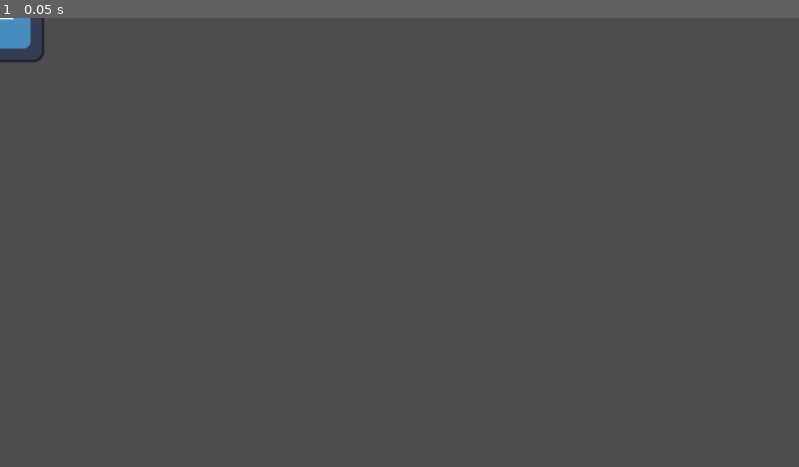
Above: before the commit, frame 1.
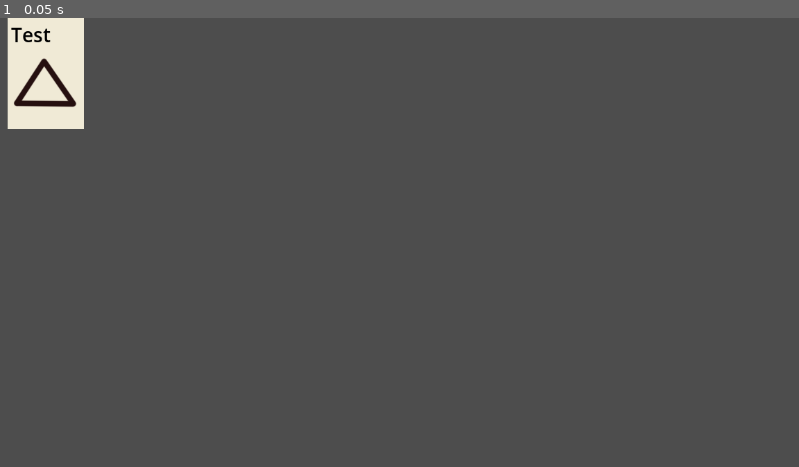
Above: after the commit, the same moment.

Repository: Ytlander/timeline-stories
Game: Godot game, scene res://Scenes/main.tscn
Two runs of this game, one before a commit and one after it. Both use one fixed random seed, a clock stepped at 60 frames per second and the inputs below. The engine's default icon, where the game draws it, is replaced by a stand-in: a white triangle on a blue panel in a dark square.
Inputs:
- Up to frame 1 (0.05 s): no input

The runs differ from the first frame. In frame 1, 2.4% of the frame differs, in the area x 0-11%, y 0-25%.

Commit message:
add proper story card
Started working on the story card with control nodes. Still a lot to be done with layout and theme

Diff:
--- a/Scenes/main.tscn
+++ b/Scenes/main.tscn
@@ -1,20 +1,59 @@
-[gd_scene load_steps=4 format=3 uid="uid://d4llv7opqcv4p"]
+[gd_scene load_steps=5 format=3 uid="uid://d4llv7opqcv4p"]
 
 [ext_resource type="Script" uid="uid://b6l8h1btlsupw" path="res://Scripts/story_card.gd" id="1_bo1nx"]
-[ext_resource type="Texture2D" uid="uid://b5dbyjlcvb8y" path="res://icon.svg" id="2_8gbba"]
+[ext_resource type="Theme" uid="uid://gtweqjsmt5k" path="res://default_ui_theme.tres" id="2_8gbba"]
+[ext_resource type="Texture2D" uid="uid://fplbe2l36ohx" path="res://Assets/Sprites/triangle_icon_ph.png" id="2_bo1nx"]
 
 [sub_resource type="RectangleShape2D" id="RectangleShape2D_jjvhh"]
-size = Vector2(118, 120)
+size = Vector2(97, 148)
 
 [node name="Main" type="Node2D"]
 
 [node name="Story_Card" type="Area2D" parent="."]
+position = Vector2(65, 81)
 script = ExtResource("1_bo1nx")
-
-[node name="Icon" type="Sprite2D" parent="Story_Card"]
-texture = ExtResource("2_8gbba")
 
 [node name="CollisionShape2D" type="CollisionShape2D" parent="Story_Card"]
 shape = SubResource("RectangleShape2D_jjvhh")
 
+[node name="PanelContainer" type="PanelContainer" parent="Story_Card"]
+anchors_preset = 8
+anchor_left = 0.5
+anchor_top = 0.5
+anchor_right = 0.5
+anchor_bottom = 0.5
+offset_left = -49.0
+offset_top = -76.0
+offset_right = 51.0
+offset_bottom = 74.0
+grow_horizontal = 2
+grow_vertical = 2
+mouse_filter = 2
+theme = ExtResource("2_8gbba")
+
+[node name="MarginContainer" type="MarginContainer" parent="Story_Card/PanelContainer"]
+layout_mode = 2
+theme_override_constants/margin_left = 5
+theme_override_constants/margin_top = 5
+theme_override_constants/margin_right = 5
+theme_override_constants/margin_bottom = 5
+
+[node name="VBoxContainer" type="VBoxContainer" parent="Story_Card/PanelContainer/MarginContainer"]
+custom_minimum_size = Vector2(100, 150)
+layout_mode = 2
+
+[node name="RichTextLabel" type="RichTextLabel" parent="Story_Card/PanelContainer/MarginContainer/VBoxContainer"]
+layout_mode = 2
+mouse_filter = 2
+theme_override_colors/default_color = Color(0, 0, 0, 1)
+theme_override_font_sizes/normal_font_size = 28
+text = "Test"
+fit_content = true
+
+[node name="TextureRect" type="TextureRect" parent="Story_Card/PanelContainer/MarginContainer/VBoxContainer"]
+layout_mode = 2
+texture = ExtResource("2_bo1nx")
+expand_mode = 4
+stretch_mode = 5
+
 [connection signal="input_event" from="Story_Card" to="Story_Card" method="_on_input_event"]
--- /dev/null
+++ b/Scenes/story_card_ui.tscn
@@ -0,0 +1,38 @@
+[gd_scene load_steps=3 format=3 uid="uid://cwyxdyy4qgohs"]
+
+[ext_resource type="Texture2D" uid="uid://b5dbyjlcvb8y" path="res://icon.svg" id="1_3iio1"]
+
+[sub_resource type="Theme" id="Theme_8f4xk"]
+
+[node name="StoryCardUI" type="Control"]
+custom_minimum_size = Vector2(100, 150)
+layout_mode = 3
+anchors_preset = 0
+offset_right = 40.0
+offset_bottom = 40.0
+
+[node name="ColorRect" type="ColorRect" parent="."]
+custom_minimum_size = Vector2(100, 150)
+layout_mode = 0
+offset_right = 40.0
+offset_bottom = 40.0
+theme = SubResource("Theme_8f4xk")
+color = Color(0.941176, 0.917647, 0.839216, 1)
+
+[node name="VBoxContainer" type="VBoxContainer" parent="."]
+custom_minimum_size = Vector2(100, 150)
+layout_mode = 0
+offset_right = 40.0
+offset_bottom = 40.0
+
+[node name="RichTextLabel" type="RichTextLabel" parent="VBoxContainer"]
+layout_mode = 2
+theme_override_colors/default_color = Color(0, 0, 0, 1)
+theme_override_font_sizes/normal_font_size = 28
+text = "Test"
+fit_content = true
+
+[node name="TextureRect" type="TextureRect" parent="VBoxContainer"]
+layout_mode = 2
+texture = ExtResource("1_3iio1")
+expand_mode = 5
--- a/Scripts/story_card.gd
+++ b/Scripts/story_card.gd
@@ -1,4 +1,4 @@
-extends Area2D
+extends Node2D
 
 @export var click_to_drop: bool = false
 
--- /dev/null
+++ b/default_ui_theme.tres
@@ -0,0 +1,7 @@
+[gd_resource type="Theme" load_steps=2 format=3 uid="uid://gtweqjsmt5k"]
+
+[sub_resource type="StyleBoxFlat" id="StyleBoxFlat_v7wg7"]
+bg_color = Color(0.941176, 0.917647, 0.839216, 1)
+
+[resource]
+PanelContainer/styles/panel = SubResource("StyleBoxFlat_v7wg7")
Binary file added: Assets/Sprites/triangle_icon_ph.png
Not shown, added: Assets/Sprites/triangle_icon_ph.png.import
